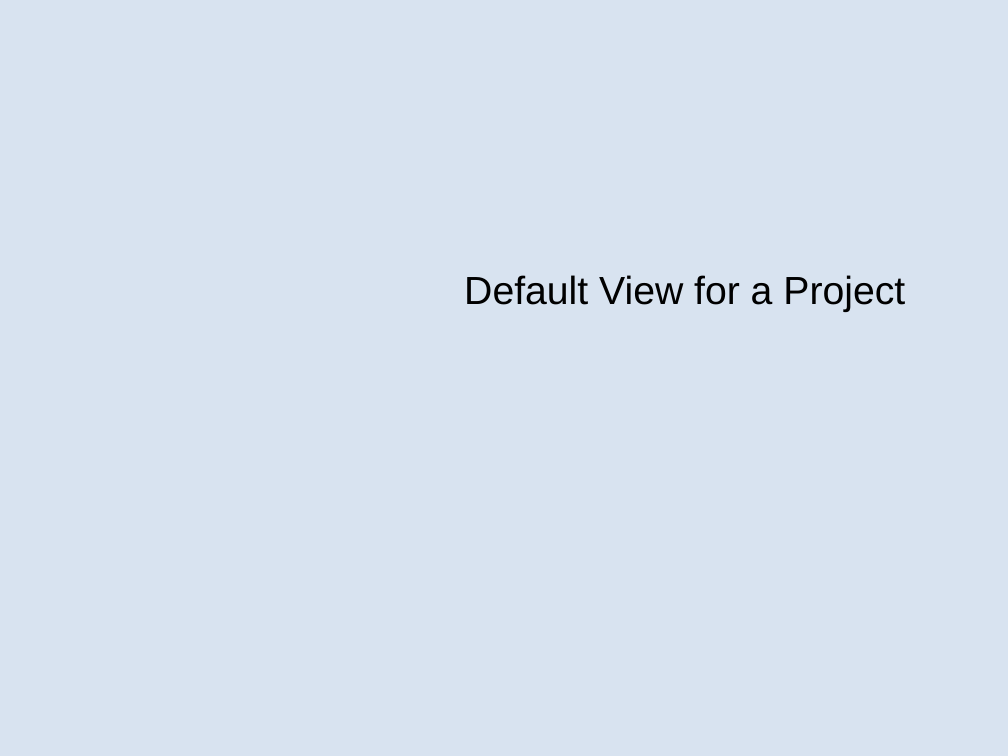
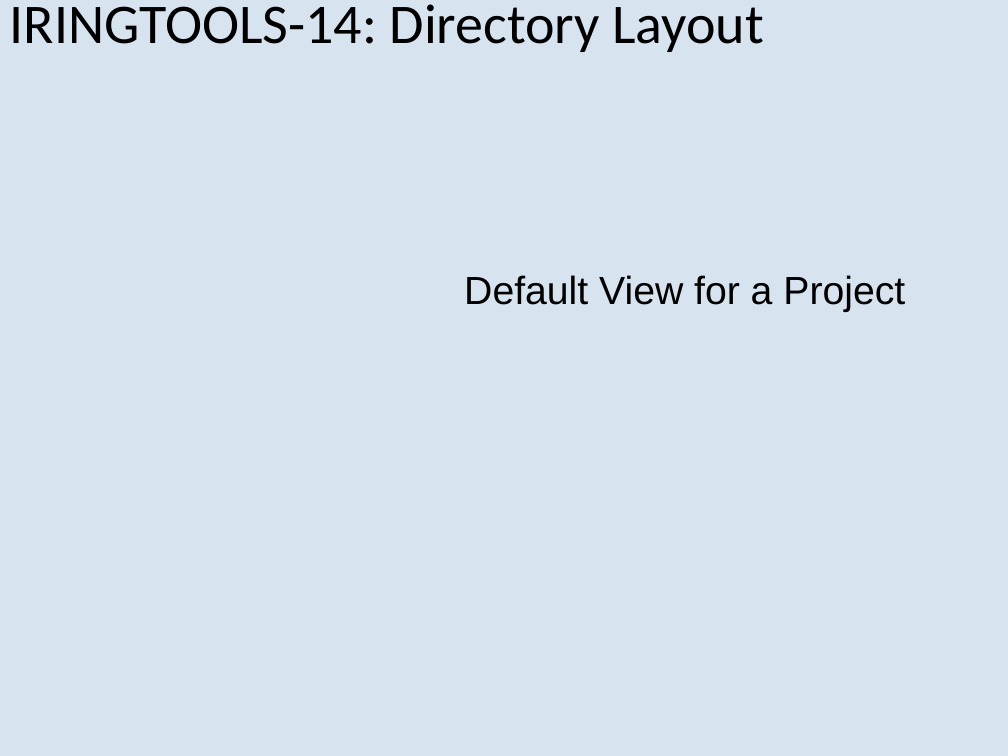
Before and after one commit to heyena/iring-tools, a slide deck: slide 4 of trunk/iRINGTools.ESB/documents/Sprint 2 User Stories.1.0.ppt. Drawn at 1008x756 pixels with LibreOffice and Linux fonts; fonts in the diff are those of the drawing; background and template pictures are left out. Boxes give left, top, right and bottom in pixels: in the first picture for what was removed or moved away, otherwise in the second. Text is boxed around its words. In the diff, an @@ line names an element or a change of style, - is before the commit and + after.

```diff
--- a/trunk/iRINGTools.ESB/documents/Sprint 2 User Stories.1.0.ppt
+++ b/trunk/iRINGTools.ESB/documents/Sprint 2 User Stories.1.0.ppt
@@ title added at [10,4,764,52], 40 pt, text #000000 @@
+IRINGTOOLS-14: Directory Layout
```
Also in this commit, not shown: 2 other slides changed, 1 slide added, 1 slide removed.
